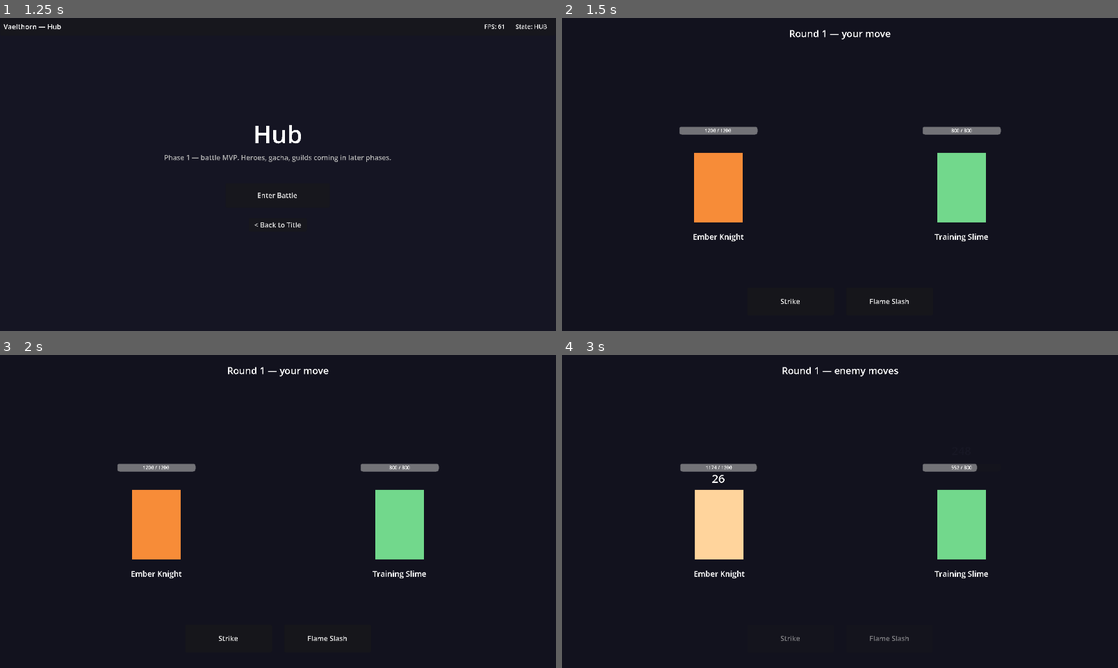
Above: before the commit, frames 1-4 (two rows, left to right).
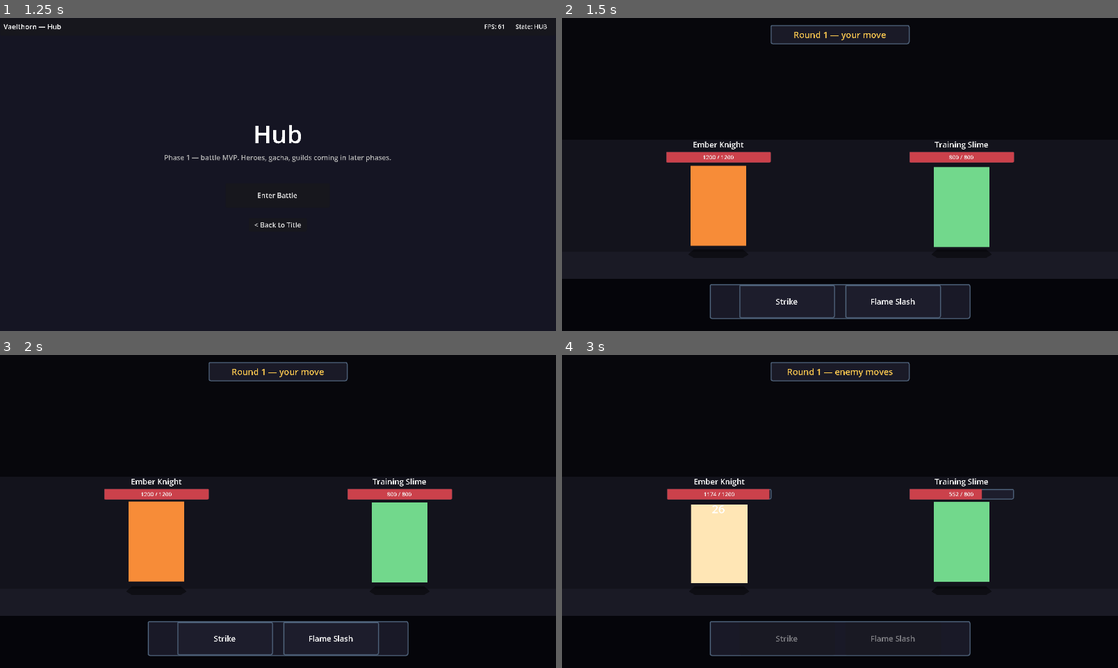
Above: after the commit, the same moments.

Repository: joppe2001/Vaelthorn
Game: Godot game, scene res://scenes/title/title.tscn
The game is run twice, just before and just after one commit, with the same random seed, the same clock (stepped at 60 frames per second) and the same inputs.
Inputs:
- Up to frame 1 (1.25 s): tap Enter at 0.5 s
- Up to frame 2 (1.5 s): click "Enter Battle" at 1.25 s
- Up to frame 3 (2 s): no input
- Up to frame 4 (3 s): click "Strike" at 2 s

Frame 1 is identical in both runs. In frame 2, 5.8% of the frame differs, in the area x 18-82%, y 2-97%; in frame 3, 5.6%; in frame 4, 6.7%.

Commit message:
feat: Phase 1.5a — visual pass, no external assets required
Make the battle feel like a place, not a void with rectangles in it.
External art (Mana Seed) lands in Phase 1.5b.

Battle scene:
- Layered background: deep void / mid band / ground band / fall-off.
  Units now stand on a visible ground plane instead of floating in
  black space.
- Styled action panel with bordered StyleBoxFlat backgrounds.
- Gold accent on hover for Strike and Flame Slash buttons.
- Turn label moved into a bordered panel with gold text.
- Bigger, bolder VICTORY / DEFEAT result label.

Unit (1v1 placeholder, real sprite swap is Phase 1.5b):
- Bigger sprite area: 128x184 (was 112x160) — fills the stage.
- Ground shadow under each unit (hexagonal flat shape, semi-transparent).
- Styled HP bar with bordered background + colored fill.
- HP fill color transitions: red >50%, orange 25-50%, dark red <25%.
- SpriteHolder wrapper so Phase 1.5b can swap Polygon2D for
  AnimatedSprite2D without restructuring the scene tree.
- Idle bob: gentle 3-pixel sin wave, 2.4 rad/s. Slightly random phase
  per unit so player + enemy don't synchronize.
- Scale punch on hit (1.06x stretch, 0.94x squash, snaps back in 180ms).

Palette:
- New scripts/util/palette.gd — semantic color constants
  (BG_VOID, ACCENT_GOLD, ELEM_FIRE, HP_FILL, etc.) drawn from an
  Endesga-64 inspired selection.
- Reference from code; do not hand-pick hex in scenes.

Asset import guide:
- assets/IMPORT_GUIDE.md — walks through buying / unzipping /
  importing Mana Seed Character Base for Phase 1.5b. Also points
  at m6x11 pixel font (free) and notes 0x72 free creature pack as
  optional alternative for the slime sprite.

Diff:
--- a/scenes/battle/battle.gd
+++ b/scenes/battle/battle.gd
@@ -12,9 +12,9 @@
 
 @onready var _player_unit: Node2D = $PlayerUnit
 @onready var _enemy_unit: Node2D = $EnemyUnit
-@onready var _turn_label: Label = $UI/TurnLabel
-@onready var _basic_btn: Button = $UI/Actions/BasicAttack
-@onready var _flame_btn: Button = $UI/Actions/FlameSlash
+@onready var _turn_label: Label = $UI/TurnPanel/TurnLabel
+@onready var _basic_btn: Button = $UI/ActionPanel/Actions/BasicAttack
+@onready var _flame_btn: Button = $UI/ActionPanel/Actions/FlameSlash
 @onready var _end_panel: ColorRect = $UI/EndPanel
 @onready var _result_label: Label = $UI/EndPanel/EndVBox/ResultLabel
 @onready var _popup_layer: Node2D = $PopupLayer
--- a/scenes/battle/battle.tscn
+++ b/scenes/battle/battle.tscn
@@ -1,54 +1,136 @@
-[gd_scene load_steps=3 format=3]
+[gd_scene load_steps=6 format=3]
 
 [ext_resource type="Script" path="res://scenes/battle/battle.gd" id="1"]
 [ext_resource type="PackedScene" path="res://scenes/battle/unit.tscn" id="2"]
 
+[sub_resource type="StyleBoxFlat" id="StyleBox_TurnPanel"]
+bg_color = Color(0.114, 0.114, 0.173, 0.85)
+border_color = Color(0.337, 0.424, 0.525, 1)
+border_width_left = 2
+border_width_top = 2
+border_width_right = 2
+border_width_bottom = 2
+corner_radius_top_left = 4
+corner_radius_top_right = 4
+corner_radius_bottom_right = 4
+corner_radius_bottom_left = 4
+
+[sub_resource type="StyleBoxFlat" id="StyleBox_BtnNormal"]
+bg_color = Color(0.114, 0.114, 0.173, 1)
+border_color = Color(0.337, 0.424, 0.525, 1)
+border_width_left = 2
+border_width_top = 2
+border_width_right = 2
+border_width_bottom = 2
+corner_radius_top_left = 3
+corner_radius_top_right = 3
+corner_radius_bottom_right = 3
+corner_radius_bottom_left = 3
+content_margin_left = 16.0
+content_margin_top = 8.0
+content_margin_right = 16.0
+content_margin_bottom = 8.0
+
+[sub_resource type="StyleBoxFlat" id="StyleBox_BtnHover"]
+bg_color = Color(0.18, 0.18, 0.27, 1)
+border_color = Color(0.976, 0.78, 0.31, 1)
+border_width_left = 2
+border_width_top = 2
+border_width_right = 2
+border_width_bottom = 2
+corner_radius_top_left = 3
+corner_radius_top_right = 3
+corner_radius_bottom_right = 3
+corner_radius_bottom_left = 3
+content_margin_left = 16.0
+content_margin_top = 8.0
+content_margin_right = 16.0
+content_margin_bottom = 8.0
+
 [node name="Battle" type="Node2D"]
 script = ExtResource("1")
 
-[node name="Background" type="ColorRect" parent="."]
+[node name="BgVoid" type="ColorRect" parent="."]
 offset_right = 1280.0
 offset_bottom = 720.0
-color = Color(0.07, 0.07, 0.12, 1)
+color = Color(0.027, 0.027, 0.047, 1)
+
+[node name="BgMid" type="ColorRect" parent="."]
+offset_top = 280.0
+offset_right = 1280.0
+offset_bottom = 600.0
+color = Color(0.075, 0.075, 0.11, 1)
+
+[node name="GroundBand" type="ColorRect" parent="."]
+offset_top = 538.0
+offset_right = 1280.0
+offset_bottom = 600.0
+color = Color(0.102, 0.102, 0.145, 1)
+
+[node name="GroundFall" type="ColorRect" parent="."]
+offset_top = 600.0
+offset_right = 1280.0
+offset_bottom = 720.0
+color = Color(0.02, 0.02, 0.04, 1)
 
 [node name="PlayerUnit" parent="." instance=ExtResource("2")]
-position = Vector2(360, 470)
+position = Vector2(360, 540)
 
 [node name="EnemyUnit" parent="." instance=ExtResource("2")]
-position = Vector2(920, 470)
+position = Vector2(920, 540)
 
 [node name="PopupLayer" type="Node2D" parent="."]
 
 [node name="UI" type="CanvasLayer" parent="."]
 
-[node name="TurnLabel" type="Label" parent="UI"]
-offset_top = 20.0
-offset_right = 1280.0
-offset_bottom = 56.0
+[node name="TurnPanel" type="PanelContainer" parent="UI"]
+offset_left = 480.0
+offset_top = 16.0
+offset_right = 800.0
+offset_bottom = 60.0
+theme_override_styles/panel = SubResource("StyleBox_TurnPanel")
+
+[node name="TurnLabel" type="Label" parent="UI/TurnPanel"]
 text = "Round 1"
 horizontal_alignment = 1
-theme_override_font_sizes/font_size = 22
+theme_override_font_sizes/font_size = 20
+theme_override_colors/font_color = Color(0.976, 0.78, 0.31, 1)
 
-[node name="Actions" type="HBoxContainer" parent="UI"]
-offset_left = 360.0
-offset_top = 620.0
-offset_right = 920.0
-offset_bottom = 684.0
+[node name="ActionPanel" type="PanelContainer" parent="UI"]
+offset_left = 340.0
+offset_top = 612.0
+offset_right = 940.0
+offset_bottom = 692.0
+theme_override_styles/panel = SubResource("StyleBox_TurnPanel")
+
+[node name="Actions" type="HBoxContainer" parent="UI/ActionPanel"]
 alignment = 1
-theme_override_constants/separation = 28
+theme_override_constants/separation = 24
 
-[node name="BasicAttack" type="Button" parent="UI/Actions"]
-custom_minimum_size = Vector2(200, 56)
+[node name="BasicAttack" type="Button" parent="UI/ActionPanel/Actions"]
+custom_minimum_size = Vector2(220, 60)
 text = "Strike"
+theme_override_styles/normal = SubResource("StyleBox_BtnNormal")
+theme_override_styles/hover = SubResource("StyleBox_BtnHover")
+theme_override_styles/pressed = SubResource("StyleBox_BtnNormal")
+theme_override_font_sizes/font_size = 18
+theme_override_colors/font_color = Color(0.957, 0.957, 0.957, 1)
+theme_override_colors/font_hover_color = Color(0.976, 0.78, 0.31, 1)
 
-[node name="FlameSlash" type="Button" parent="UI/Actions"]
-custom_minimum_size = Vector2(200, 56)
+[node name="FlameSlash" type="Button" parent="UI/ActionPanel/Actions"]
+custom_minimum_size = Vector2(220, 60)
 text = "Flame Slash"
+theme_override_styles/normal = SubResource("StyleBox_BtnNormal")
+theme_override_styles/hover = SubResource("StyleBox_BtnHover")
+theme_override_styles/pressed = SubResource("StyleBox_BtnNormal")
+theme_override_font_sizes/font_size = 18
+theme_override_colors/font_color = Color(0.957, 0.957, 0.957, 1)
+theme_override_colors/font_hover_color = Color(0.976, 0.78, 0.31, 1)
 
 [node name="EndPanel" type="ColorRect" parent="UI"]
 offset_right = 1280.0
 offset_bottom = 720.0
-color = Color(0, 0, 0, 0.65)
+color = Color(0, 0, 0, 0.7)
 visible = false
 
 [node name="EndVBox" type="VBoxContainer" parent="UI/EndPanel"]
@@ -62,12 +144,19 @@
 [node name="ResultLabel" type="Label" parent="UI/EndPanel/EndVBox"]
 text = "VICTORY"
 horizontal_alignment = 1
-theme_override_font_sizes/font_size = 64
+theme_override_font_sizes/font_size = 72
+theme_override_colors/font_color = Color(0.976, 0.78, 0.31, 1)
 
 [node name="ReturnBtn" type="Button" parent="UI/EndPanel/EndVBox"]
-custom_minimum_size = Vector2(0, 56)
+custom_minimum_size = Vector2(0, 60)
 text = "Return to Hub"
+theme_override_styles/normal = SubResource("StyleBox_BtnNormal")
+theme_override_styles/hover = SubResource("StyleBox_BtnHover")
+theme_override_styles/pressed = SubResource("StyleBox_BtnNormal")
+theme_override_font_sizes/font_size = 20
+theme_override_colors/font_color = Color(0.957, 0.957, 0.957, 1)
+theme_override_colors/font_hover_color = Color(0.976, 0.78, 0.31, 1)
 
-[connection signal="pressed" from="UI/Actions/BasicAttack" to="." method="_on_basic_attack_pressed"]
-[connection signal="pressed" from="UI/Actions/FlameSlash" to="." method="_on_flame_slash_pressed"]
+[connection signal="pressed" from="UI/ActionPanel/Actions/BasicAttack" to="." method="_on_basic_attack_pressed"]
+[connection signal="pressed" from="UI/ActionPanel/Actions/FlameSlash" to="." method="_on_flame_slash_pressed"]
 [connection signal="pressed" from="UI/EndPanel/EndVBox/ReturnBtn" to="." method="_on_return_pressed"]
--- a/scenes/battle/unit.gd
+++ b/scenes/battle/unit.gd
@@ -1,15 +1,33 @@
 extends Node2D
 ## Visual representation of a combatant in the battle scene.
 ##
-## Phase 1: placeholder rectangle + name + HP bar. Phase 2+ swaps the
-## Polygon2D for SpriteFrames animations (idle/attack/hurt/ult).
+## Phase 1.5: bigger sprite, idle bob, ground shadow, styled HP bar.
+## Phase 2+: SpriteHolder will host AnimatedSprite2D (Mana Seed frames)
+## instead of the placeholder Polygon2D.
 
-@onready var _sprite: Polygon2D = $Sprite
+@onready var _sprite_holder: Node2D = $SpriteHolder
+@onready var _sprite: Polygon2D = $SpriteHolder/Sprite
+@onready var _shadow: Polygon2D = $Shadow
 @onready var _name_label: Label = $UIRoot/NameLabel
 @onready var _hp_bar: ProgressBar = $UIRoot/HPBar
 @onready var _hp_label: Label = $UIRoot/HPLabel
 
 var _base_color: Color = Color.WHITE
+var _t: float = 0.0
+var _bob_offset: float = 0.0
+
+
+func _ready() -> void:
+	# Slightly random phase so player + enemy don't bob in lockstep
+	_t = randf() * TAU
+
+
+func _process(delta: float) -> void:
+	# Gentle idle bob — sin wave, 3-pixel amplitude, ~2s period.
+	_t += delta * 2.4
+	var bob: float = sin(_t) * 3.0
+	_sprite_holder.position.y = bob
+	_bob_offset = bob
 
 
 func bind(unit_name: String, color: Color, max_hp: int) -> void:
@@ -19,15 +37,39 @@
 	_hp_bar.max_value = max_hp
 	_hp_bar.value = max_hp
 	_hp_label.text = "%d / %d" % [max_hp, max_hp]
+	_update_hp_color(max_hp, max_hp)
 
 
 func set_hp(current: int, max_hp: int) -> void:
 	_hp_bar.value = current
 	_hp_label.text = "%d / %d" % [current, max_hp]
-	# Hit flash + small nudge
-	var tween := create_tween()
-	tween.tween_property(_sprite, "color", Color(1.4, 1.4, 1.4, 1.0), 0.05)
-	tween.tween_property(_sprite, "color", _base_color, 0.18)
+	_update_hp_color(current, max_hp)
+
+	# Hit flash on the sprite color
+	var flash := create_tween()
+	flash.tween_property(_sprite, "color", Color(1.4, 1.4, 1.4, 1.0), 0.04)
+	flash.tween_property(_sprite, "color", _base_color, 0.18)
+
+	# Scale punch on the sprite holder
+	var punch := create_tween()
+	punch.tween_property(_sprite_holder, "scale", Vector2(1.06, 0.94), 0.06)
+	punch.tween_property(_sprite_holder, "scale", Vector2(1.0, 1.0), 0.12)
+
+	# Position bump on the unit root
 	var bump := create_tween()
-	bump.tween_property(self, "position:x", position.x + 6, 0.06)
+	bump.tween_property(self, "position:x", position.x + 8, 0.06)
 	bump.tween_property(self, "position:x", position.x, 0.10)
+
+
+func _update_hp_color(current: int, max_hp: int) -> void:
+	# Swap to a desaturated red when HP drops below 25%.
+	var ratio: float = float(current) / float(max(max_hp, 1))
+	var fill_style: StyleBoxFlat = _hp_bar.get("theme_override_styles/fill")
+	if fill_style == null:
+		return
+	if ratio <= 0.25:
+		fill_style.bg_color = Color(0.478, 0.122, 0.145, 1)
+	elif ratio <= 0.5:
+		fill_style.bg_color = Color(0.937, 0.604, 0.227, 1)
+	else:
+		fill_style.bg_color = Color(0.796, 0.255, 0.294, 1)
--- a/scenes/battle/unit.tscn
+++ b/scenes/battle/unit.tscn
@@ -1,40 +1,70 @@
-[gd_scene load_steps=2 format=3]
+[gd_scene load_steps=4 format=3]
 
 [ext_resource type="Script" path="res://scenes/battle/unit.gd" id="1"]
+
+[sub_resource type="StyleBoxFlat" id="StyleBox_HPBg"]
+bg_color = Color(0.114, 0.114, 0.173, 1)
+border_color = Color(0.337, 0.424, 0.525, 1)
+border_width_left = 2
+border_width_top = 2
+border_width_right = 2
+border_width_bottom = 2
+corner_radius_top_left = 2
+corner_radius_top_right = 2
+corner_radius_bottom_right = 2
+corner_radius_bottom_left = 2
+
+[sub_resource type="StyleBoxFlat" id="StyleBox_HPFill"]
+bg_color = Color(0.796, 0.255, 0.294, 1)
+corner_radius_top_left = 1
+corner_radius_top_right = 1
+corner_radius_bottom_right = 1
+corner_radius_bottom_left = 1
 
 [node name="Unit" type="Node2D"]
 script = ExtResource("1")
 
-[node name="Sprite" type="Polygon2D" parent="."]
-polygon = PackedVector2Array(-56, -160, 56, -160, 56, 0, -56, 0)
-color = Color(0.97, 0.78, 0.31, 1)
+[node name="Shadow" type="Polygon2D" parent="."]
+polygon = PackedVector2Array(-70, 4, -56, -8, 56, -8, 70, 4, 56, 12, -56, 12)
+color = Color(0, 0, 0, 0.45)
+
+[node name="SpriteHolder" type="Node2D" parent="."]
+
+[node name="Sprite" type="Polygon2D" parent="SpriteHolder"]
+polygon = PackedVector2Array(-64, -200, 64, -200, 64, -16, -64, -16)
+color = Color(0.976, 0.78, 0.31, 1)
 
 [node name="UIRoot" type="Control" parent="."]
-offset_left = -90.0
-offset_top = -220.0
-offset_right = 90.0
-offset_bottom = 56.0
+offset_left = -120.0
+offset_top = -262.0
+offset_right = 120.0
+offset_bottom = -202.0
 mouse_filter = 2
 
+[node name="NameLabel" type="Label" parent="UIRoot"]
+offset_right = 240.0
+offset_bottom = 24.0
+text = "Unit"
+horizontal_alignment = 1
+theme_override_font_sizes/font_size = 18
+theme_override_colors/font_color = Color(0.957, 0.957, 0.957, 1)
+
 [node name="HPBar" type="ProgressBar" parent="UIRoot"]
-offset_right = 180.0
-offset_bottom = 18.0
+offset_top = 30.0
+offset_right = 240.0
+offset_bottom = 54.0
+theme_override_styles/background = SubResource("StyleBox_HPBg")
+theme_override_styles/fill = SubResource("StyleBox_HPFill")
 max_value = 100.0
 value = 100.0
 show_percentage = false
 
 [node name="HPLabel" type="Label" parent="UIRoot"]
-offset_right = 180.0
-offset_bottom = 18.0
+offset_top = 30.0
+offset_right = 240.0
+offset_bottom = 54.0
 text = "100 / 100"
 horizontal_alignment = 1
 vertical_alignment = 1
-theme_override_font_sizes/font_size = 11
-
-[node name="NameLabel" type="Label" parent="UIRoot"]
-offset_top = 240.0
-offset_right = 180.0
-offset_bottom = 264.0
-text = "Unit"
-horizontal_alignment = 1
-theme_override_font_sizes/font_size = 18
+theme_override_font_sizes/font_size = 13
+theme_override_colors/font_color = Color(0.957, 0.957, 0.957, 1)
--- /dev/null
+++ b/scripts/util/palette.gd
@@ -0,0 +1,64 @@
+class_name Palette extends RefCounted
+## Master palette for Vaelthorn (Endesga-64 inspired).
+##
+## Lock to these colors. When adding UI / VFX / sprite tints, reference
+## constants from here — never hand-pick hex values in scenes or code.
+## When importing third-party sprites that don't fit, remap them in
+## Aseprite to the closest match here.
+##
+## Why a palette discipline matters: see docs/06-art.md.
+
+# ─── Backgrounds ─────────────────────────────────────────────────────
+const BG_VOID := Color("#07070c")    ## true background, far below everything
+const BG_DEEP := Color("#0e0e15")    ## main scene background
+const BG_MID := Color("#13131c")     ## slightly lifted (mid-band)
+const BG_GROUND := Color("#1a1a25")  ## ground / floor band
+const BG_PANEL := Color("#1d1d2c")   ## panel surfaces
+
+# ─── Text & UI chrome ────────────────────────────────────────────────
+const TEXT_PRIMARY := Color("#f4f4f4")
+const TEXT_MUTED := Color("#94b0c2")
+const TEXT_DIM := Color("#566c86")
+
+const BORDER := Color("#3a3a55")
+const BORDER_BRIGHT := Color("#566c86")
+
+# ─── Accents ─────────────────────────────────────────────────────────
+const ACCENT_GOLD := Color("#f9c74f")
+const ACCENT_GOLD_DEEP := Color("#c98b1d")
+const ACCENT_CYAN := Color("#42caff")
+const SUCCESS := Color("#a7f070")
+const DANGER := Color("#cb414b")
+const WARN := Color("#ef9a3a")
+
+# ─── Damage popup colors ─────────────────────────────────────────────
+const POPUP_NORMAL := Color("#ffffff")
+const POPUP_CRIT := Color("#fed442")
+const POPUP_LUCKY := Color("#8df0c0")
+const POPUP_HEAL := Color("#88c070")
+const POPUP_MISS := Color("#a0a0b0")
+
+# ─── Element colors (used for tints, popups, banner accents) ─────────
+const ELEM_FIRE := Color("#ef7d57")
+const ELEM_WATER := Color("#41a6f6")
+const ELEM_EARTH := Color("#a7c66a")
+const ELEM_WIND := Color("#e0e8f0")
+const ELEM_LIGHT := Color("#fed442")
+const ELEM_DARK := Color("#7a4cb9")
+
+# ─── HP bar styling ──────────────────────────────────────────────────
+const HP_FILL := Color("#cb414b")    ## red fill
+const HP_FILL_LOW := Color("#7a1f25") ## desaturated when below 25%
+const HP_BG := Color("#1d1d2c")
+const HP_BORDER := Color("#566c86")
+
+
+static func element_color(element_index: int) -> Color:
+	match element_index:
+		0: return ELEM_FIRE
+		1: return ELEM_WATER
+		2: return ELEM_EARTH
+		3: return ELEM_WIND
+		4: return ELEM_LIGHT
+		5: return ELEM_DARK
+		_: return TEXT_MUTED
Not shown, added: assets/IMPORT_GUIDE.md
